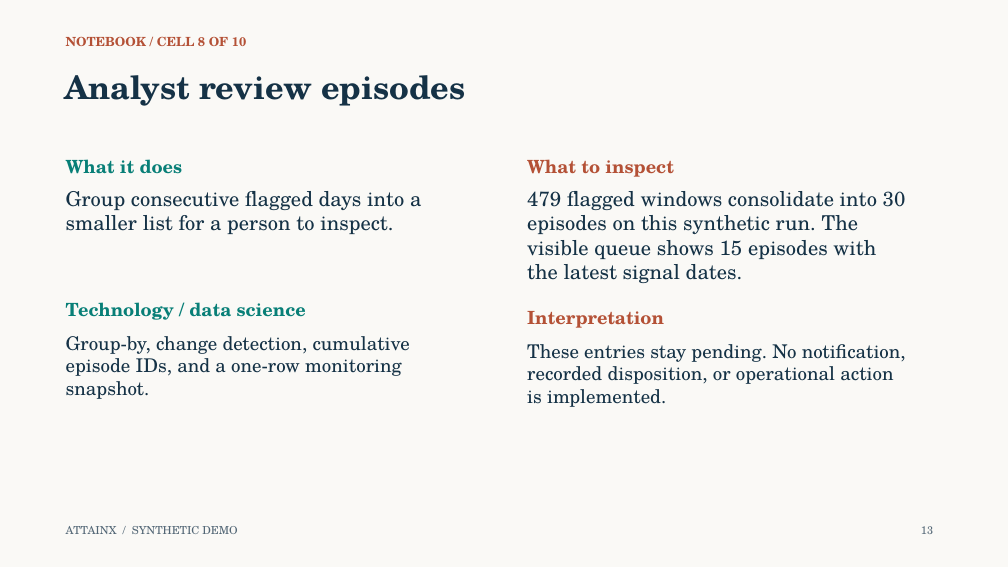
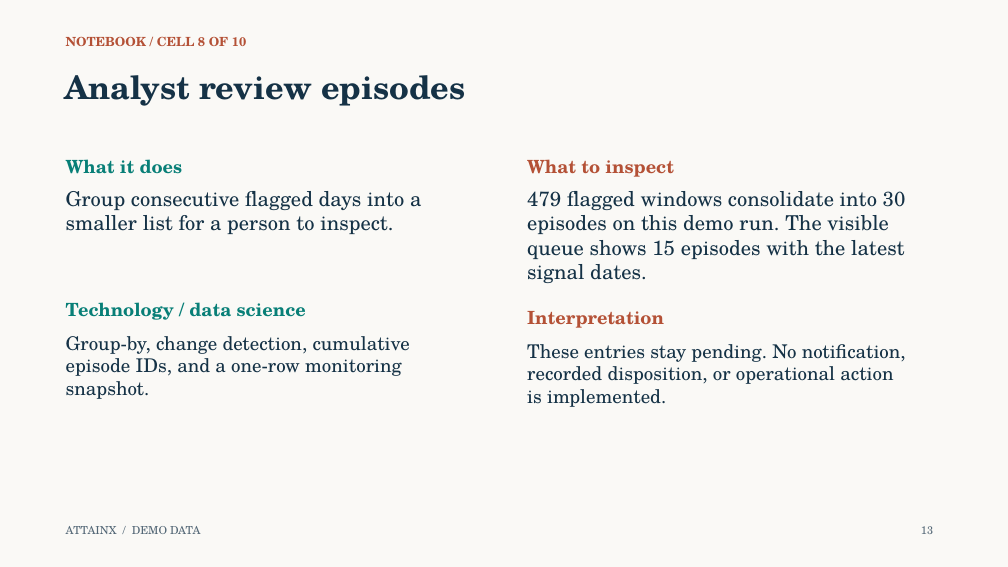
Before and after one commit to 0xpvtrickbateman/SPC-ML-Demo, a slide deck: slide 13 of docs/SPC_ML_Demo_Walkthrough_Ready.pptx. Drawn at 1008x567 pixels with LibreOffice and Linux fonts; fonts in the diff are those of the drawing. Boxes give left, top, right and bottom in pixels: in the first picture for what was removed or moved away, otherwise in the second. Text is boxed around its words. In the diff, an @@ line names an element or a change of style, - is before the commit and + after.

Commit message:
Revise demo wording and document USCIS capability gaps

```diff
--- a/docs/SPC_ML_Demo_Walkthrough_Ready.pptx
+++ b/docs/SPC_ML_Demo_Walkthrough_Ready.pptx
@@ text at (527, 191, 906, 283): text changed @@
-479 flagged windows consolidate into 30 episodes on this synthetic run. The visible queue shows 15 episodes with the latest signal dates.
+479 flagged windows consolidate into 30 episodes on this demo run. The visible queue shows 15 episodes with the latest signal dates.
@@ text at (66, 526, 201, 534): text changed @@
-ATTAINX / SYNTHETIC DEMO
+ATTAINX / DEMO DATA
```
Also in this commit, not shown: 21 other slides changed, 3 other files.
